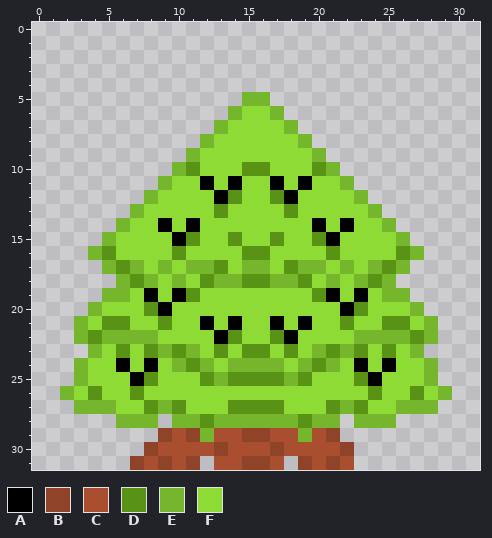
File history of a pixel-art file, tree.aseprite. Above: the version before the commit.
32x32 pixels, 1 frame.
Visible layers, top first: "Layer 4", "Layer 3", "Layer 2", "Layer 1".
Palette (. is transparent): A #000000  B #8f4328  C #a94e2e  D #599316  E #76b62d  F #8ddb34
Pixels before, first column x 2:
 5 .............EE.............
 6 ............EFFE............
 7 ...........EFFFFE...........
 8 ..........EFFFFFFE..........
 9 .........EFFFFFFFFE.........
10 ........EDFFFDDFFFDE........
11 .......EFFAFAFFAFAFFE.......
12 ......EFFFFADFFDAFFFFE......
13 .....EFFFFFDFFFFDFFFFFE.....
14 ....EFFAFAFFFFFFFFAFAFFE....
15 ...EFFFFADFFDFFDFFDAFFFFE...
16 ..EDFFFFDFFFFDDFFFFDFFFFDE..
17 ...EDEFEFEEDFEEFDEEFEFEDE...
18 ....EDEFEFDEEDDEEDFEFEDE....
19 ...EEFAFADFFFFFFFFDAFAFEE...
20 ..EFFFDAFFFFFFFFFFFFADFFFE..
21 .EFDDFFDFFAFAFFAFAFFDFFDDFE.
22 .EDEEEEFFFFADFFDAFFFFEEEEDE.
23 ..EFDFDEDEFDFDDFDFEDEDFDFE..
24 .EFFAFAFEDEFEEEEFEDEFAFAFFE.
25 .EFFFADFFFDEDDDDEDFFFDAFFFE.
26 EFDFFDFFFFFFFFFFFFFFFFDFFDFE
27 .EEEFFDEDFFFDDDDFFFDEDFFEEE.
28 ....EEE.EEDEEEEEEDEE.EEE....
29 .......BCBECCBBCCECB........
30 ......BCCCCBCCCBCCCCB.......
31 .....BCBCB.CCBBC.BCBC.......
Once edited:
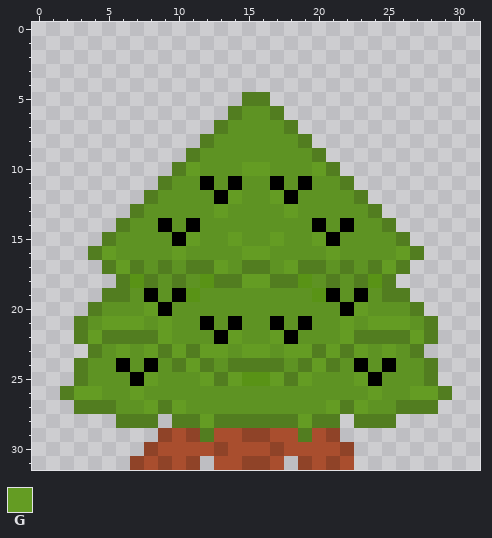
Colours new in this view: G #649c23
Change:
Colour E changes from #76b62d to #527d20.
Colour F changes from #8ddb34 to #5e9323.
Layers "Layer 4", "Layer 3", "Layer 2":
The author changed colour D to colour F in row 27 at x 14 to 17.
The author changed colour D to colour G in row 10 at x 11, 15 to 16 and 20; in row 12 at x 14 and 17; in row 13 at x 13 and 18; in row 15 at x 11, 14, 17 and 20; in row 16 at x 5, 10, 15 to 16, 21 and 26; in row 17 at x 6, 13, 18 and 25.
The author changed colour D to colour G in row 18 at x 15 to 16; in row 20 at x 8 and 23; in row 21 at x 5 to 6, 9, 22 and 25 to 26; in row 22 at x 4, 14, 17 and 27; in row 23 at x 6, 8, 10, 13, 15 to 16, 18, 21, 23 and 25; in row 24 at x 11 and 20.
The author changed colour D to colour G in row 25 at x 8, 12, 14, 17, 19 and 23; in row 26 at x 4, 7, 24 and 27; in row 27 at x 8, 10, 21 and 23; in row 28 at x 12 and 19.
The author changed colour F to colour G in row 21 at x 7 and 24; in row 22 at x 9 and 22; in row 23 at x 12 and 19; in row 26 at x 3 and 28.
